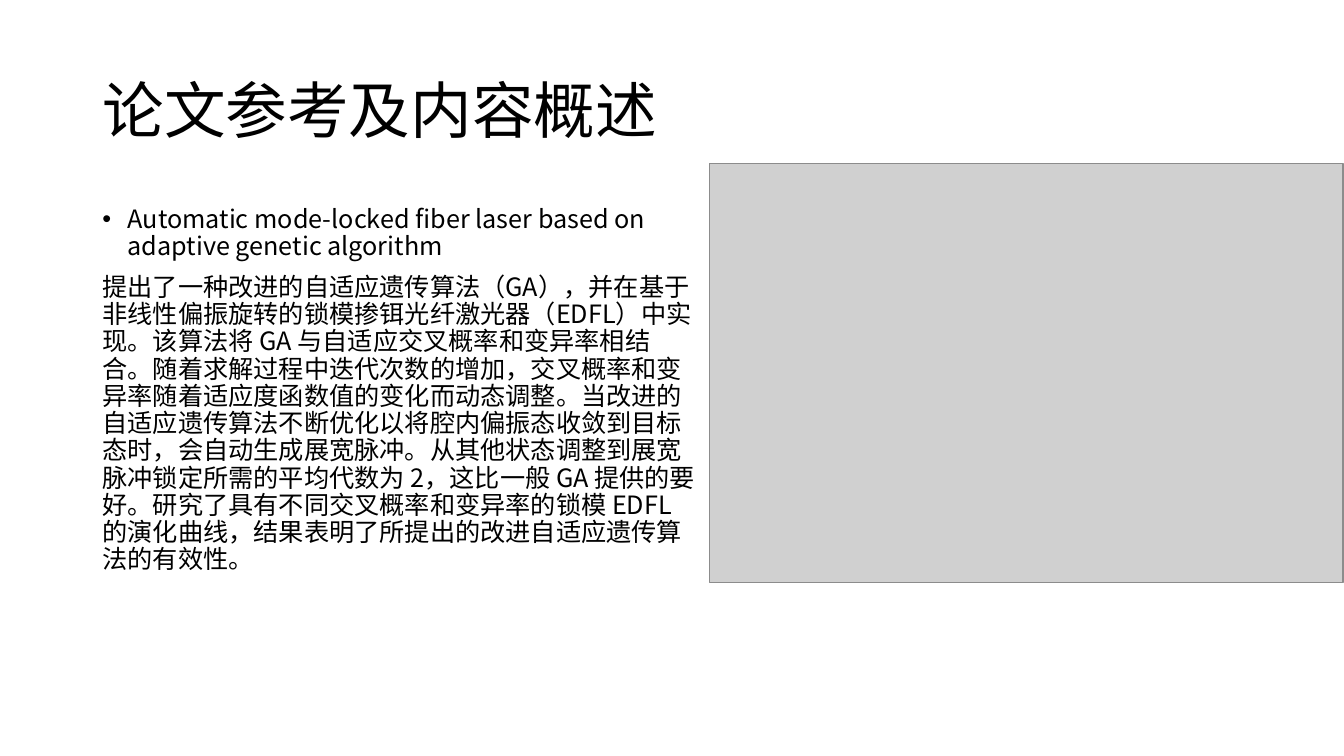
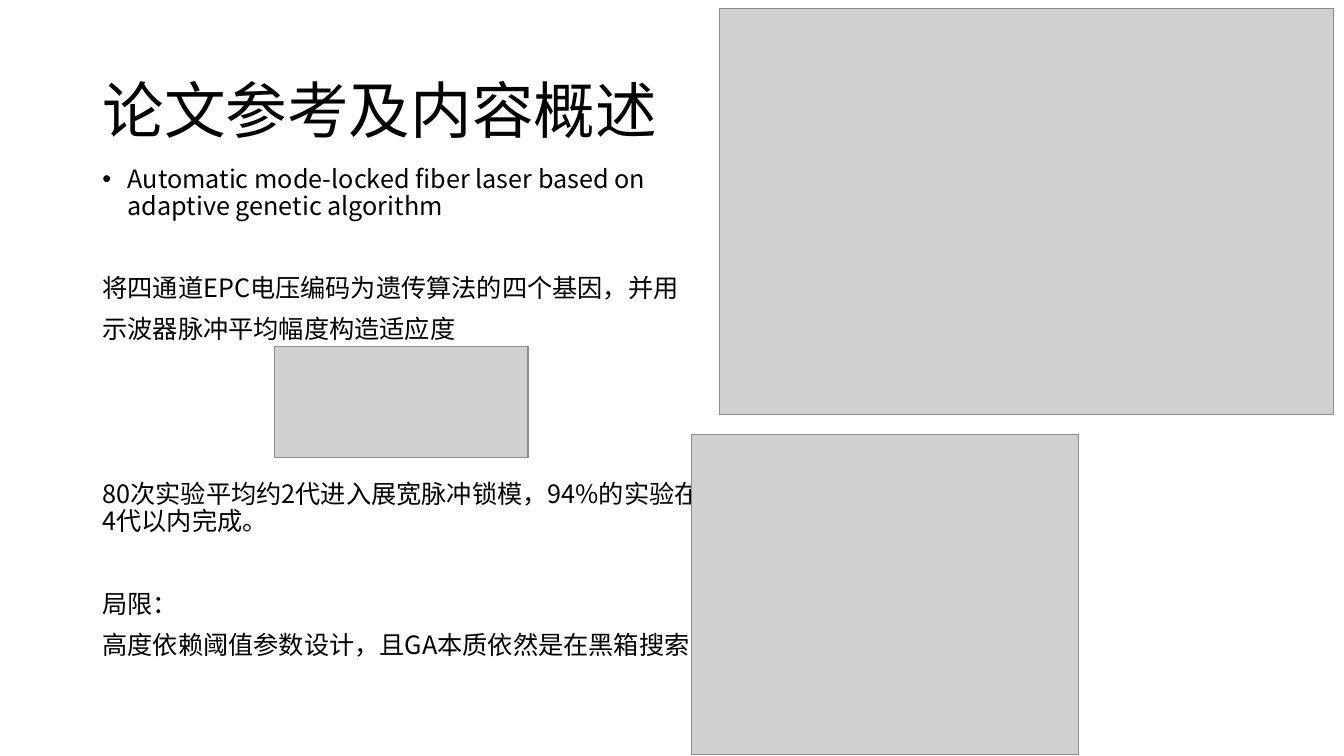
Before and after one commit to Wu-yu-meng/optics-learning, a slide deck: slide 10 of 项目内容/第二次组会报告/第二次组会.pptx. Drawn at 1344x756 pixels with LibreOffice and Linux fonts; fonts in the diff are those of the drawing; grey boxes stand for pictures. Boxes give left, top, right and bottom in pixels: in the first picture for what was removed or moved away, otherwise in the second. Text is boxed around its words. In the diff, an @@ line names an element or a change of style, - is before the commit and + after.

Commit message:
perf(第二次阻比会PPT):优化了其中论文的表述

```diff
--- a/项目内容/第二次组会报告/第二次组会.pptx
+++ b/项目内容/第二次组会报告/第二次组会.pptx
@@ picture: place and size @@
-picture at [710,163,1343,583]
+picture at [720,8,1334,414]
@@ text "Automatic mode-locked fiber laser based ...": place and size @@
-text "Automatic mode-locked fiber laser based ..." at [102,207,695,570]
+text "Automatic mode-locked fiber laser based ..." at [102,167,699,657]
@@ text at [102,275,699,657]: text changed @@
-提出了一种改进的自适应遗传算法（GA），并在基于非线性偏振旋转的锁模掺铒光纤激光器（EDFL）中实现。该算法将 GA 与自适应交叉概率和变异率相结合。随着求解过程中迭代次数的增加，交叉概率和变异率随着适应度函数值的变化而动态调整。当改进的自适应遗传算法不断优化以将腔内偏振态收敛到目标态时，会自动生成展宽脉冲。从其他状态调整到展宽脉冲锁定所需的平均代数为 2，这比一般 GA 提供的要好。研究了具有不同交叉概率和变异率的锁模 EDFL 的演化曲线，结果表明了所提出的改进自适应遗传算法的有效性。
+将四通道EPC电压编码为遗传算法的四个基因，并用
+示波器脉冲平均幅度构造适应度
+80次实验平均约2代进入展宽脉冲锁模，94%的实验在4代以内完成。
+局限：
+高度依赖阈值参数设计，且GA本质依然是在黑箱搜索
@@ picture added at [274,347,528,458] @@
@@ picture added at [692,435,1079,754] @@
```
Also in this commit, not shown: 4 other slides changed, 1 other file.
